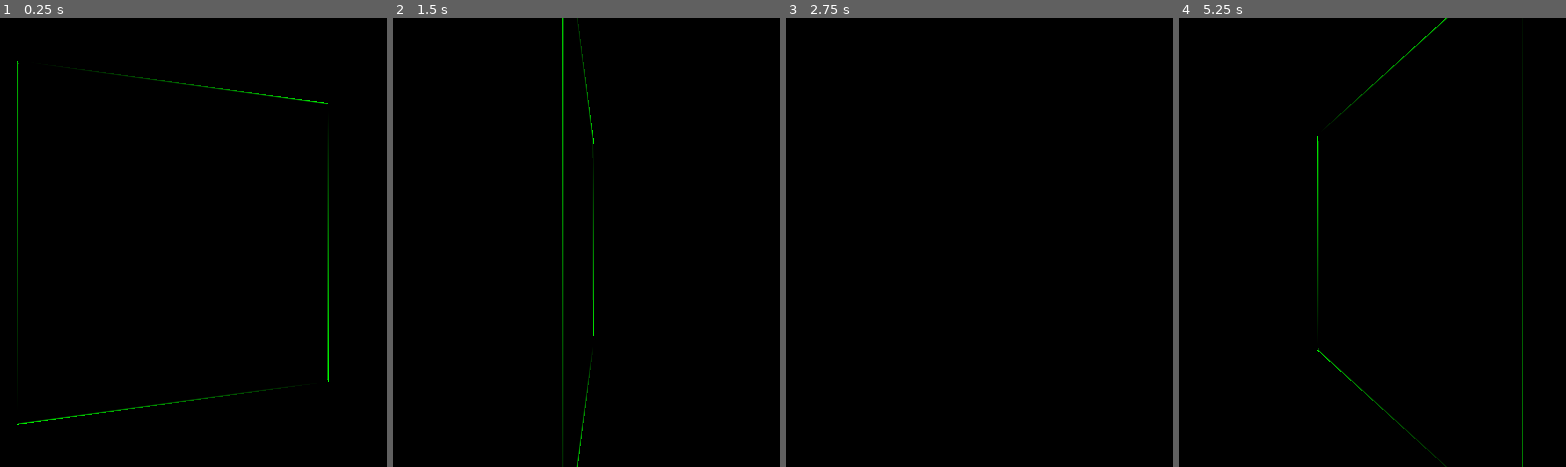
Above: before the commit, frames 1-4 (left to right).
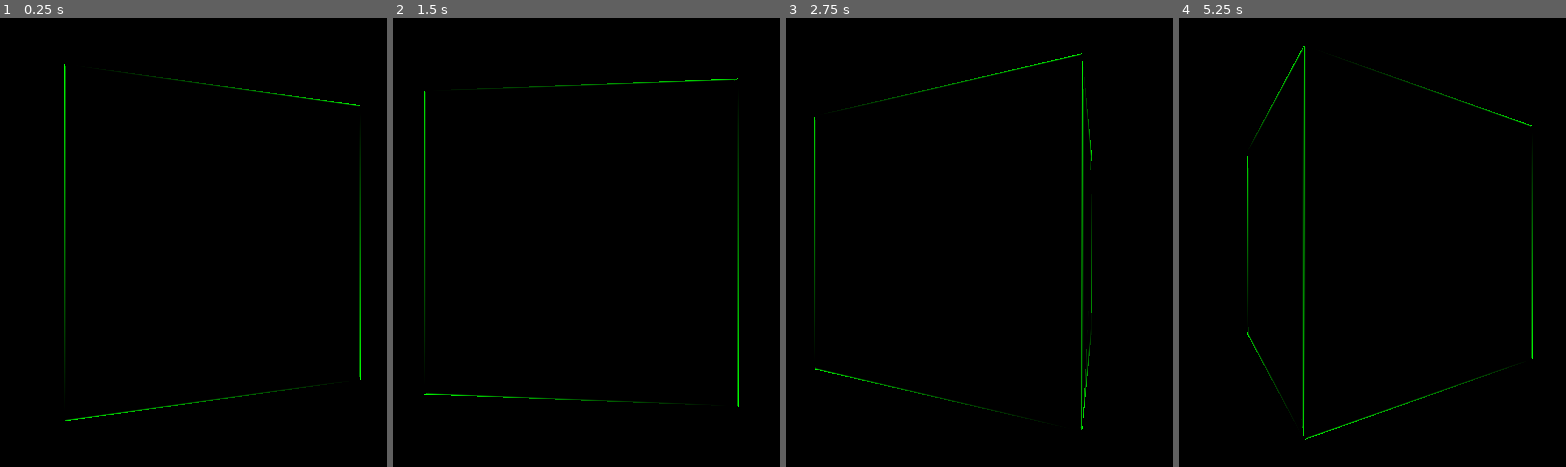
Above: after the commit, the same moments.

Repository: vmedea/godot-experiments
Game: Godot game, scene res://node_3d.tscn
Same seed, same stepped clock (60 frames per second), same inputs: the game is played once before the commit and once after it.
Inputs:
- Up to frame 1 (0.25 s): no input
- Up to frame 2 (1.5 s): no input
- Up to frame 3 (2.75 s): no input
- Up to frame 4 (5.25 s): no input

The runs differ from the first frame. In frame 1, 1.9% of the frame differs, in the area x 4-94%, y 9-91%; in frame 2, 1.8%; in frame 3, 1.2%; in frame 4, 2.1%, in the area x 17-92%, y 0-100%.

Commit message:
full cube

Diff:
--- a/wireframe/mesh_instance_3d.gd
+++ b/wireframe/mesh_instance_3d.gd
@@ -3,22 +3,69 @@
 
 func _ready() -> void:
 	var vertices := PackedVector3Array()
-	vertices.push_back(Vector3(-1, -1, 0))
-	vertices.push_back(Vector3(-1, 1, 0))
-	vertices.push_back(Vector3(1, -1, 0))
+	# +z
+	vertices.push_back(Vector3(-1, -1, 1))
+	vertices.push_back(Vector3(-1, 1, 1))
+	vertices.push_back(Vector3(1, -1, 1))
 
-	vertices.push_back(Vector3(1, -1, 0))
-	vertices.push_back(Vector3(-1, 1, 0))
-	vertices.push_back(Vector3(1, 1, 0))
+	vertices.push_back(Vector3(1, -1, 1))
+	vertices.push_back(Vector3(-1, 1, 1))
+	vertices.push_back(Vector3(1, 1, 1))
+
+	# -z
+	vertices.push_back(Vector3(-1, 1, -1))
+	vertices.push_back(Vector3(-1, -1, -1))
+	vertices.push_back(Vector3(1, 1, -1))
+
+	vertices.push_back(Vector3(1, 1, -1))
+	vertices.push_back(Vector3(-1, -1, -1))
+	vertices.push_back(Vector3(1, -1, -1))
+
+	# +y
+	vertices.push_back(Vector3(1, 1, -1))
+	vertices.push_back(Vector3(1, 1, 1))
+	vertices.push_back(Vector3(-1, 1, -1))
+
+	vertices.push_back(Vector3(-1, 1, -1))
+	vertices.push_back(Vector3(1, 1, 1))
+	vertices.push_back(Vector3(-1, 1, 1))
+
+	# -y
+	vertices.push_back(Vector3(-1, -1, -1))
+	vertices.push_back(Vector3(-1, -1, 1))
+	vertices.push_back(Vector3(1, -1, -1))
+
+	vertices.push_back(Vector3(1, -1, -1))
+	vertices.push_back(Vector3(-1, -1, 1))
+	vertices.push_back(Vector3(1, -1, 1))
+
+	# +x
+	vertices.push_back(Vector3(1, -1, -1))
+	vertices.push_back(Vector3(1, -1, 1))
+	vertices.push_back(Vector3(1, 1, -1))
+
+	vertices.push_back(Vector3(1, 1, -1))
+	vertices.push_back(Vector3(1, -1, 1))
+	vertices.push_back(Vector3(1, 1, 1))
+
+	# -x
+	vertices.push_back(Vector3(-1, 1, -1))
+	vertices.push_back(Vector3(-1, 1, 1))
+	vertices.push_back(Vector3(-1, -1, -1))
+
+	vertices.push_back(Vector3(-1, -1, -1))
+	vertices.push_back(Vector3(-1, 1, 1))
+	vertices.push_back(Vector3(-1, -1, 1))
 
 	var flags := PackedByteArray()
-	flags.append_array(PackedByteArray([255, 255, 0, 0]))
-	flags.append_array(PackedByteArray([255, 0,   0, 0]))
-	flags.append_array(PackedByteArray([0,   255, 0, 0]))
+	for i in 6:
+		flags.append_array(PackedByteArray([255, 255, 0, 0]))
+		flags.append_array(PackedByteArray([255, 0,   0, 0]))
+		flags.append_array(PackedByteArray([0,   255, 0, 0]))
 
-	flags.append_array(PackedByteArray([255, 0,   0, 0]))
-	flags.append_array(PackedByteArray([0,   255, 0, 0]))
-	flags.append_array(PackedByteArray([255, 255, 0, 0]))
+		flags.append_array(PackedByteArray([255, 0,   0, 0]))
+		flags.append_array(PackedByteArray([0,   255, 0, 0]))
+		flags.append_array(PackedByteArray([255, 255, 0, 0]))
 
 	var arr_mesh := ArrayMesh.new()
 	var arrays = []
--- a/wireframe/node_3d.tscn
+++ b/wireframe/node_3d.tscn
@@ -13,5 +13,5 @@
 script = ExtResource("1_5o51b")
 
 [node name="Camera3D" type="Camera3D" parent="."]
-transform = Transform3D(1, 0, 0, 0, 1, 0, 0, 0, 1, 0, 0, 1.85172)
+transform = Transform3D(1, 0, 0, 0, 1, 0, 0, 0, 1, 0, 0, 2.85172)
 environment = SubResource("Environment_5q1dk")
